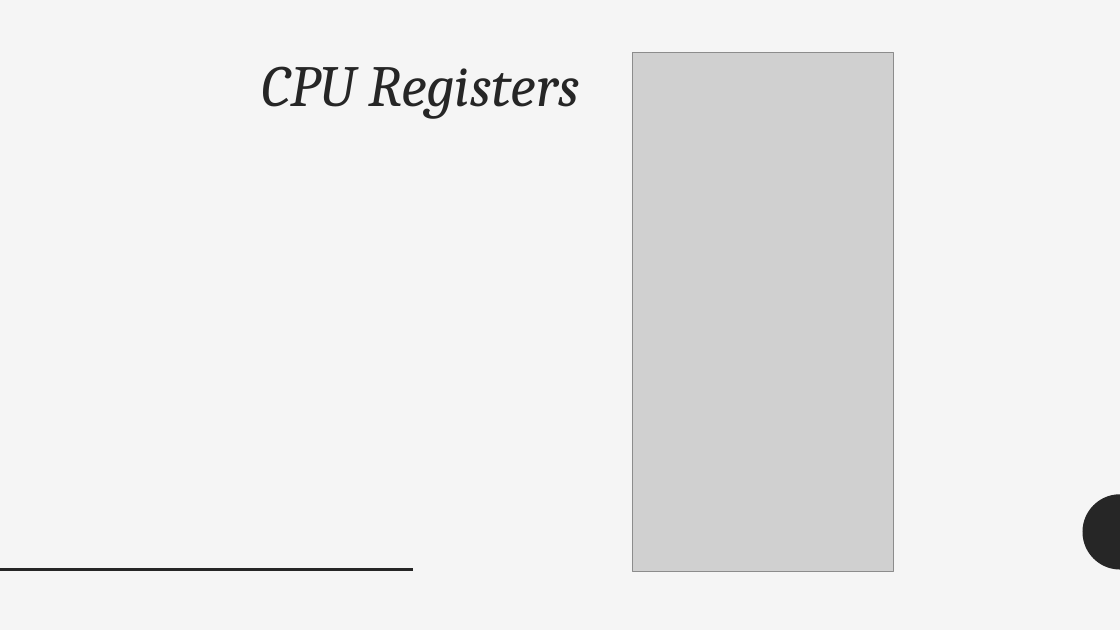
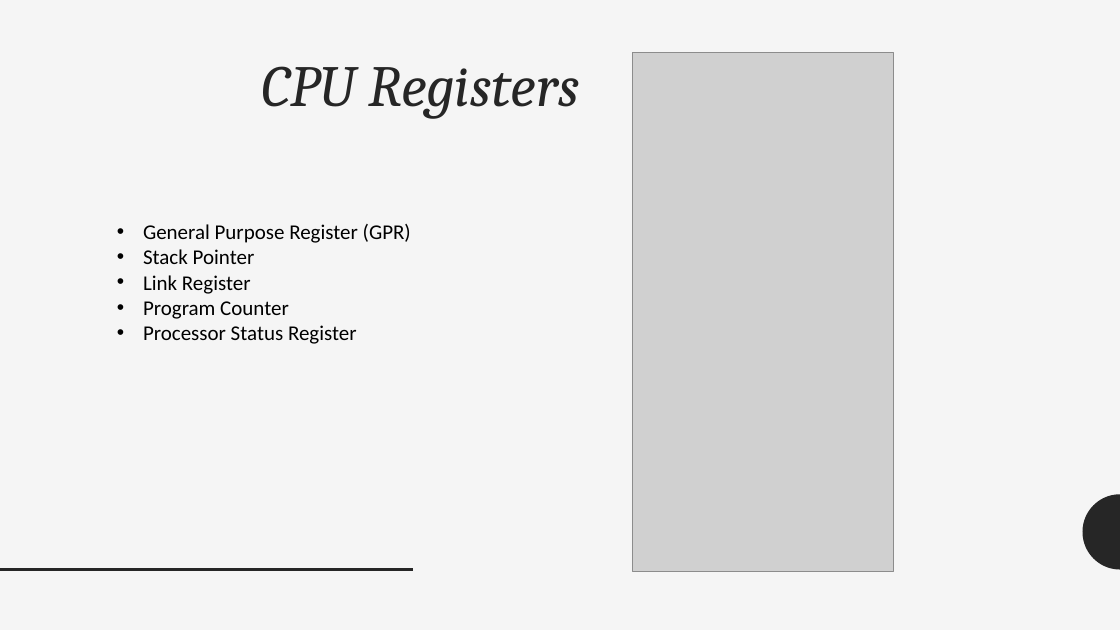
Before and after one commit to manuwira/intro_Team6, a slide deck: slide 5 of PräsentationIntro.pptx. Drawn at 1120x630 pixels with LibreOffice and Linux fonts; fonts in the diff are those of the drawing; grey boxes stand for pictures. Boxes give left, top, right and bottom in pixels: in the first picture for what was removed or moved away, otherwise in the second. Text is boxed around its words. In the diff, an @@ line names an element or a change of style, - is before the commit and + after.

Commit message:
,k

```diff
--- a/PräsentationIntro.pptx
+++ b/PräsentationIntro.pptx
@@ text added at bbox=[143, 224, 411, 344], 18 pt, text #000000 @@
+• General Purpose Register (GPR)
+• Stack Pointer
+• Link Register
+• Program Counter
+• Processor Status Register
```
